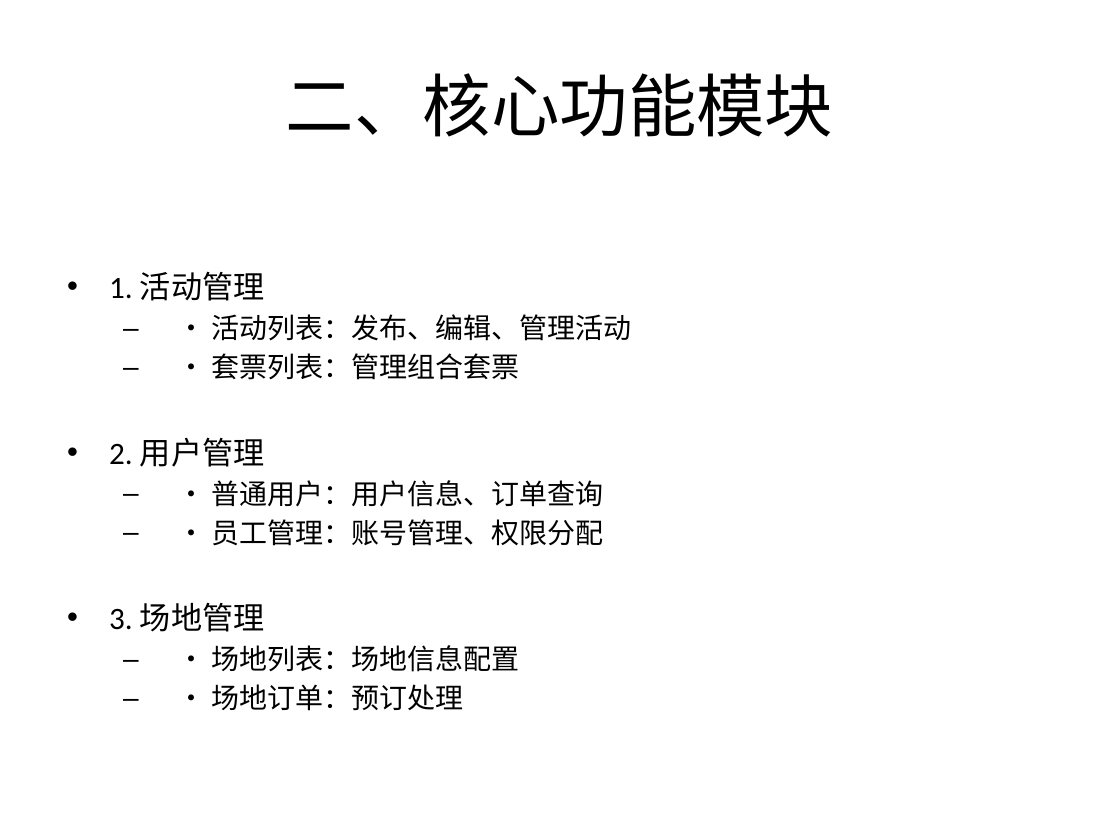
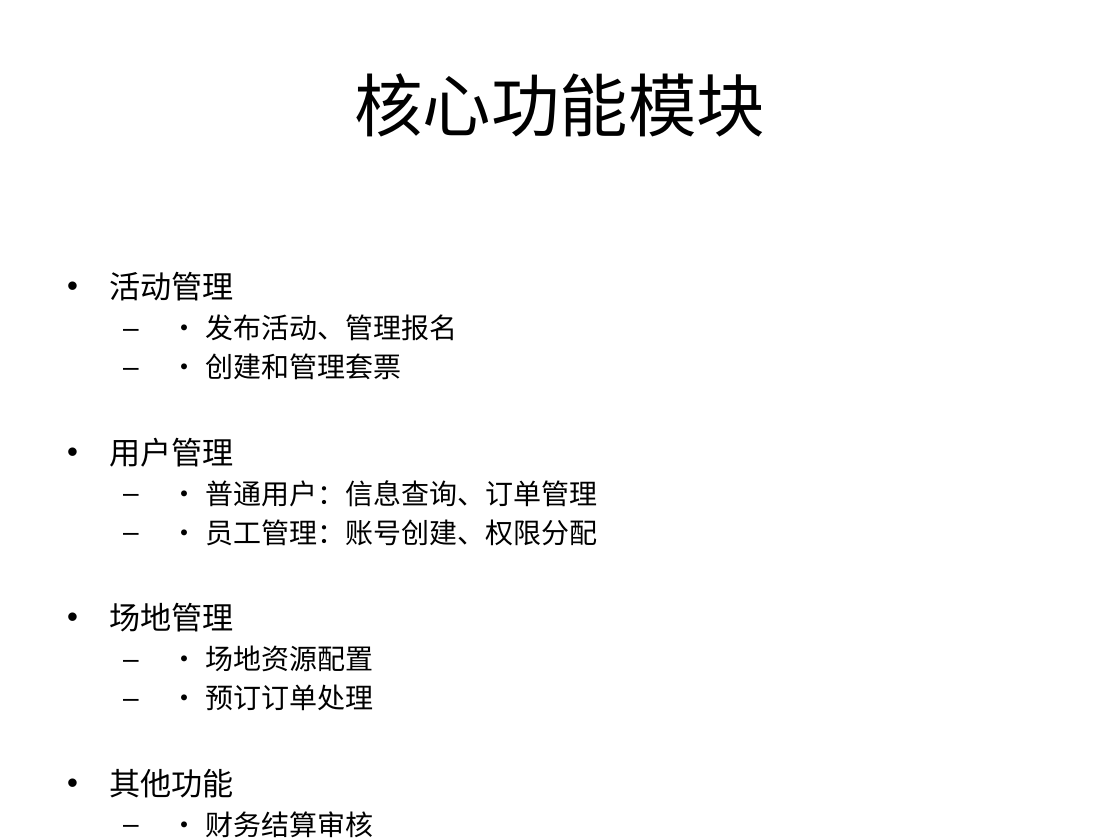
Before and after one commit to ctrlaomao/bjstarfish, a slide deck: slide 6 of 非雪季系统培训PPT.pptx. Drawn at 1120x840 pixels with LibreOffice and Linux fonts; fonts in the diff are those of the drawing. Boxes give left, top, right and bottom in pixels: in the first picture for what was removed or moved away, otherwise in the second. Text is boxed around its words. In the diff, an @@ line names an element or a change of style, - is before the commit and + after.

```diff
--- a/非雪季系统培训PPT.pptx
+++ b/非雪季系统培训PPT.pptx
@@ title at [354, 73, 765, 137]: text changed @@
-二、核心功能模块
+核心功能模块
@@ text at [109, 271, 597, 838]: text changed @@
-• 1. 活动管理
-  – • 活动列表：发布、编辑、管理活动
-  – • 套票列表：管理组合套票
-• 2. 用户管理
-  – • 普通用户：用户信息、订单查询
-  – • 员工管理：账号管理、权限分配
-• 3. 场地管理
-  – • 场地列表：场地信息配置
-  – • 场地订单：预订处理
+• 活动管理
+  – • 发布活动、管理报名
+  – • 创建和管理套票
+• 用户管理
+  – • 普通用户：信息查询、订单管理
+  – • 员工管理：账号创建、权限分配
+• 场地管理
+  – • 场地资源配置
+  – • 预订订单处理
+• 其他功能
+  – • 财务结算审核
+  – • 营销活动配置
+  – • 积分规则设置
+  – • 数据统计分析
```
Also in this commit, not shown: 9 other slides changed, 9 slides removed, 1 other file.
